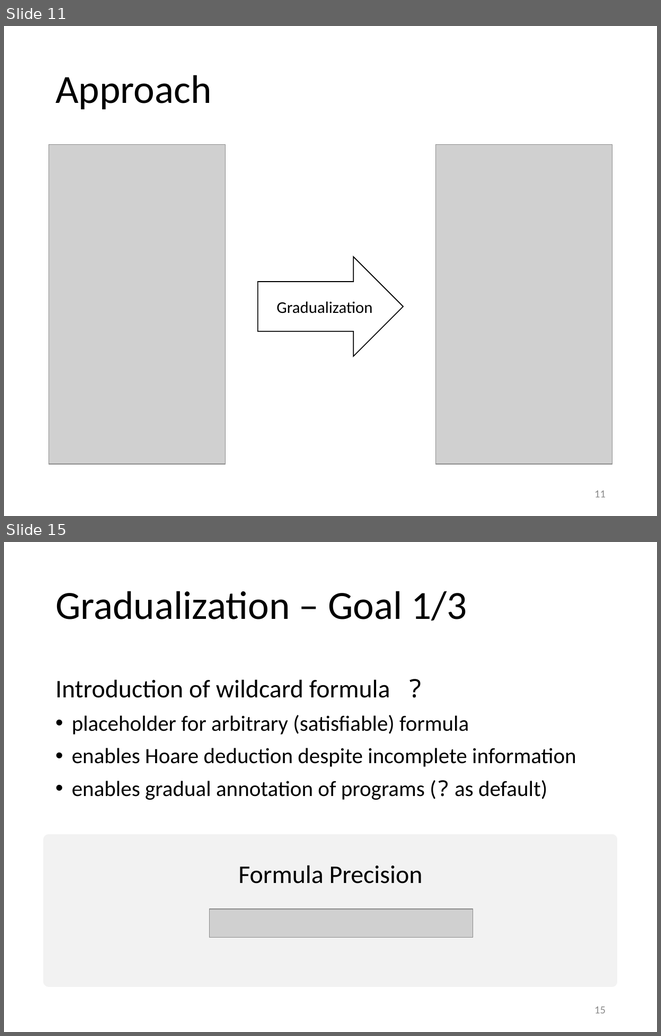
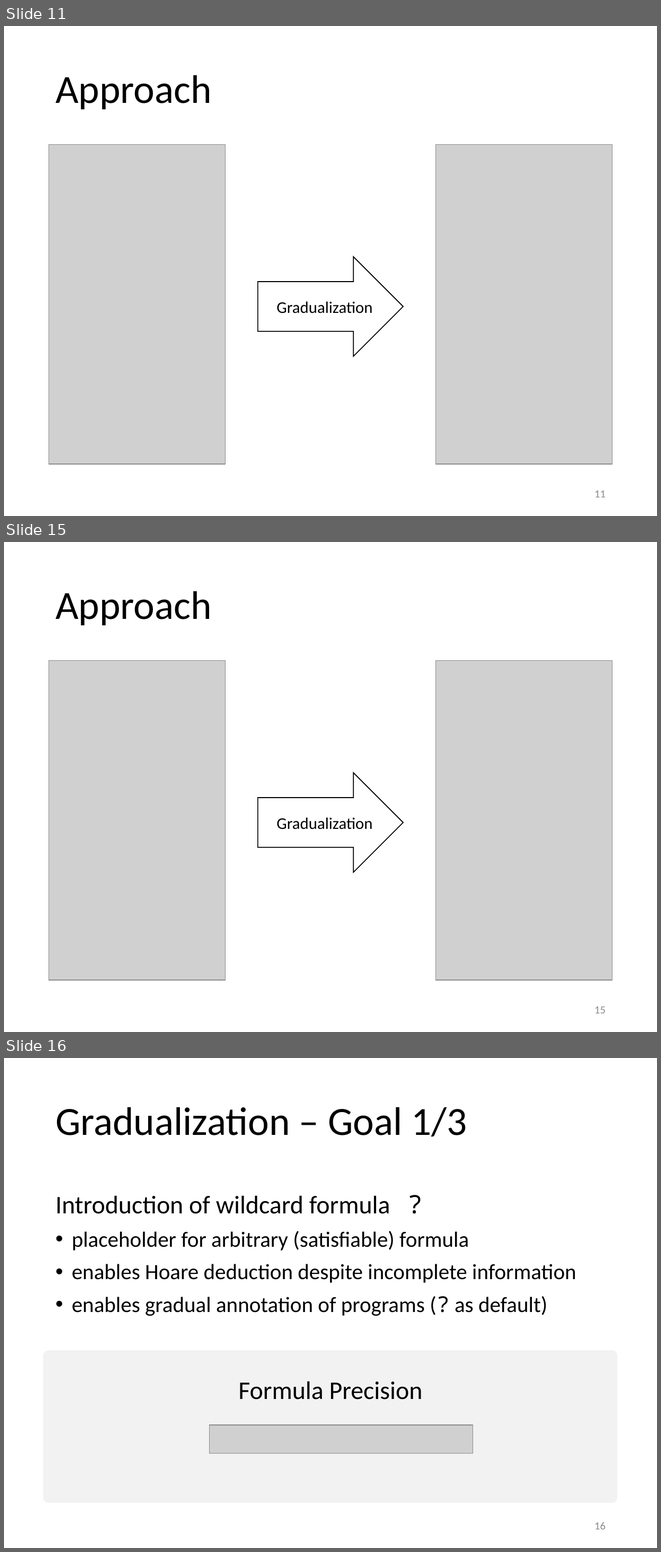
Before and after one commit to olydis/GradVerThesis, a slide deck: presentation/PLunch.pptm. Shown one above the other, each under a label of ours: slides 11 and 15 before the commit, slides 11, 15 and 16 after it; the slides between them are not shown. The pictures are 661x1036 and 661x1552 pixels, drawn with LibreOffice and Linux fonts; fonts in the diff are those of the drawing; grey boxes stand for pictures; background and template pictures are left out. Boxes give left, top, right and bottom in pixels: in the first picture for what was removed or moved away, otherwise in the second. Text is boxed around its words. In the diff, an @@ line names an element or a change of style, - is before the commit and + after.

```diff
--- a/presentation/PLunch.pptm
+++ b/presentation/PLunch.pptm
@@ slide 15 added at [4, 542, 657, 1032], background #FFFFFF @@
@@ title added at [55, 591, 212, 625], 44 pt, text #000000 @@
+Approach
@@ picture added at [49, 661, 226, 980] @@
@@ picture added at [435, 661, 612, 980] @@
@@ right arrow added at [258, 773, 404, 872], fill #FFFFFF, outline #000000 1 pt @@
@@ text added at [276, 817, 372, 829], 18 pt, text #000000 @@
+Gradualization
@@ page number added at [594, 1006, 606, 1013], 12 pt, text #8C8C8C @@
+15
@@ what was slide 15 is now slide 16 @@
@@ page number at [594, 1522, 606, 1529]: text changed @@
-15
+16
```
Also in this commit, not shown: 5 slides changed, 2 other slides added, 4 slides removed, 1 other file.
